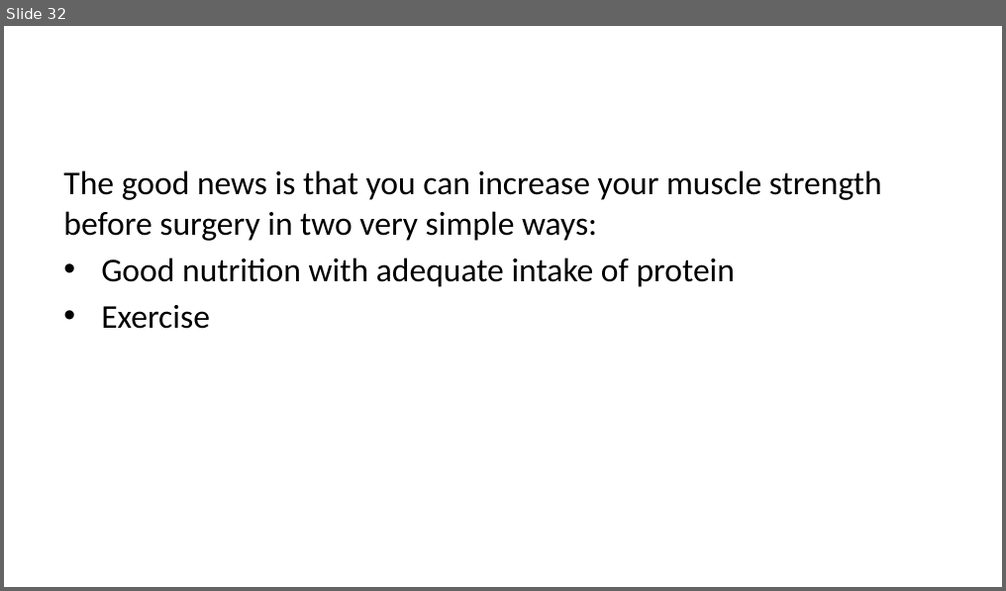
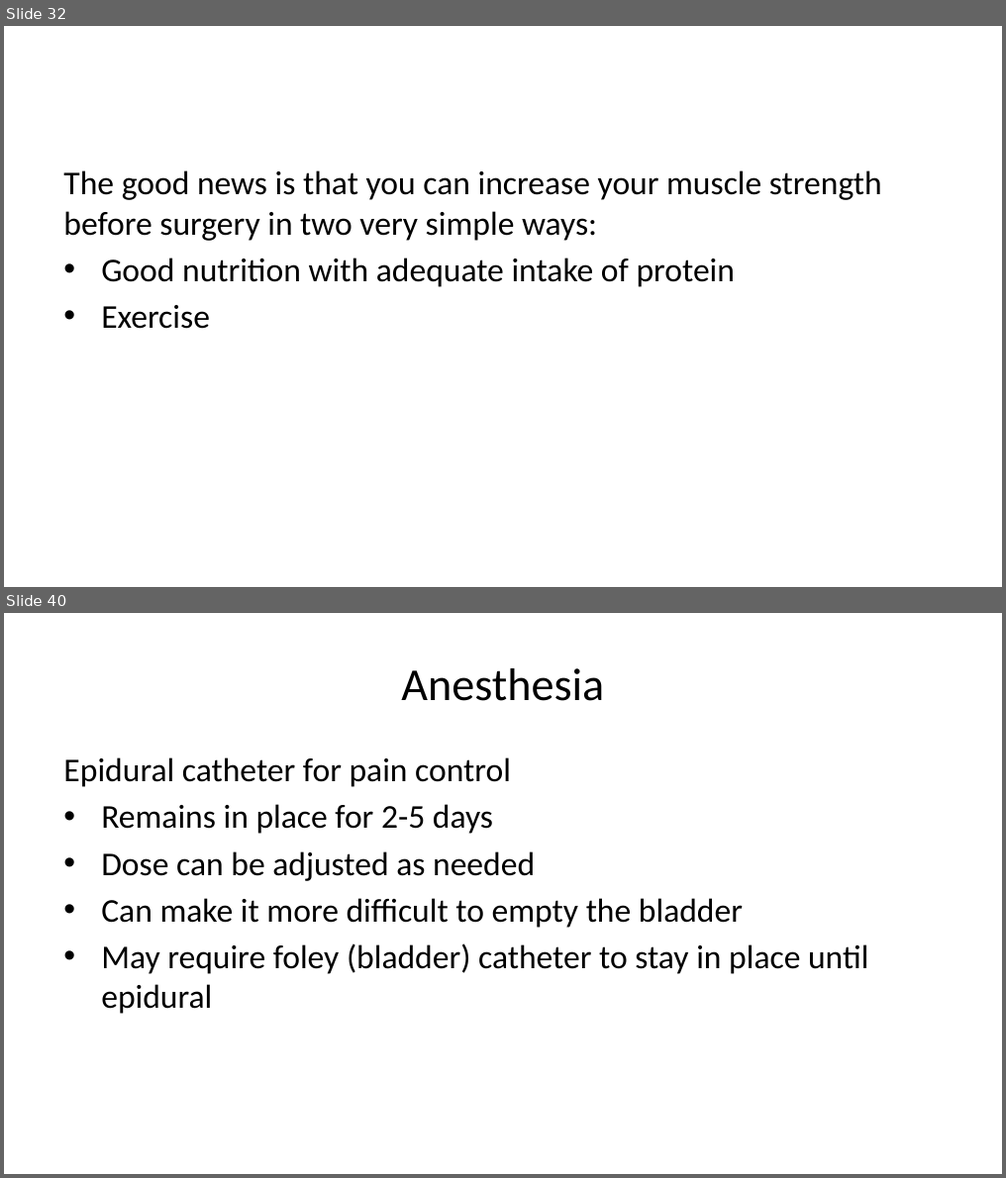
Before and after one commit to jcsalo/patient_education, a slide deck: lci_surgery.pptx. Shown one above the other, each under a label of ours: slide 32 before the commit, slides 32 and 40 after it; the slides between them are not shown. The pictures are 1006x591 and 1006x1178 pixels, drawn with LibreOffice and Linux fonts; fonts in the diff are those of the drawing. Boxes give left, top, right and bottom in pixels: in the first picture for what was removed or moved away, otherwise in the second. Text is boxed around its words. In the diff, an @@ line names an element or a change of style, - is before the commit and + after.

```diff
--- a/lci_surgery.pptx
+++ b/lci_surgery.pptx
@@ slide 40 added at [4,613,1002,1174], background #FFFFFF @@
@@ title added at [401,668,604,701], 33 pt, text #000000 @@
+Anesthesia
@@ text added at [63,758,868,1014], 24 pt, text #000000 @@
+Epidural catheter for pain control
+• Remains in place for 2-5 days
+• Dose can be adjusted as needed
+• Can make it more difficult to empty the bladder
+• May require foley (bladder) catheter to stay in place until epidural
```
Also in this commit, not shown: 1 slide changed, 9 other slides added, 3 slides removed, 34 other files.
